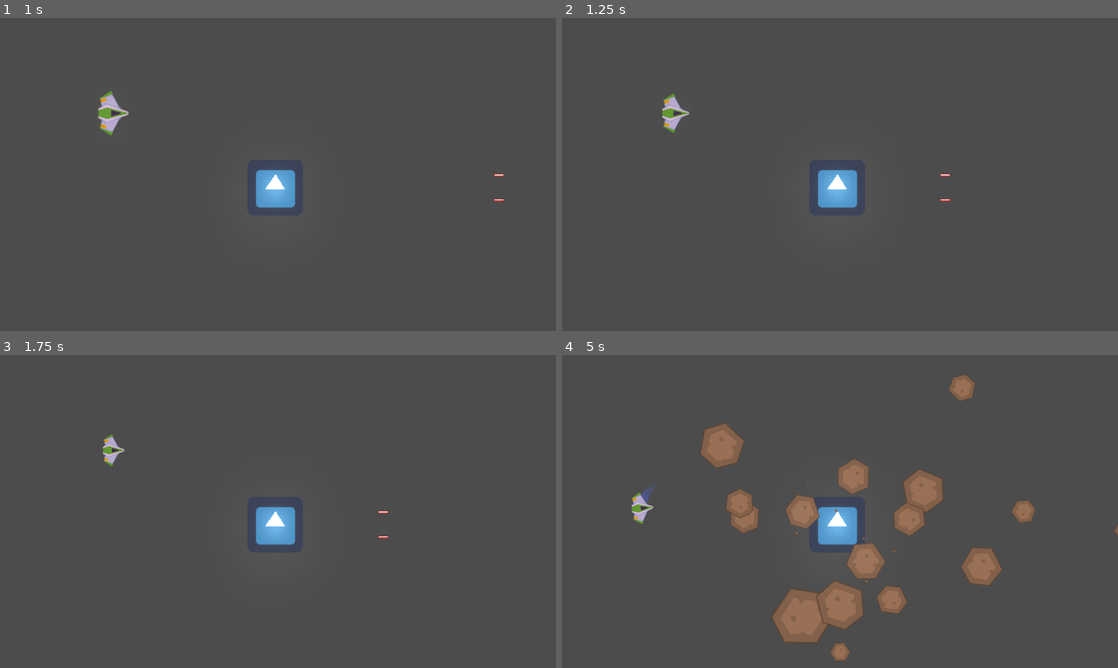
Above: before the commit, frames 1-4 (two rows, left to right).
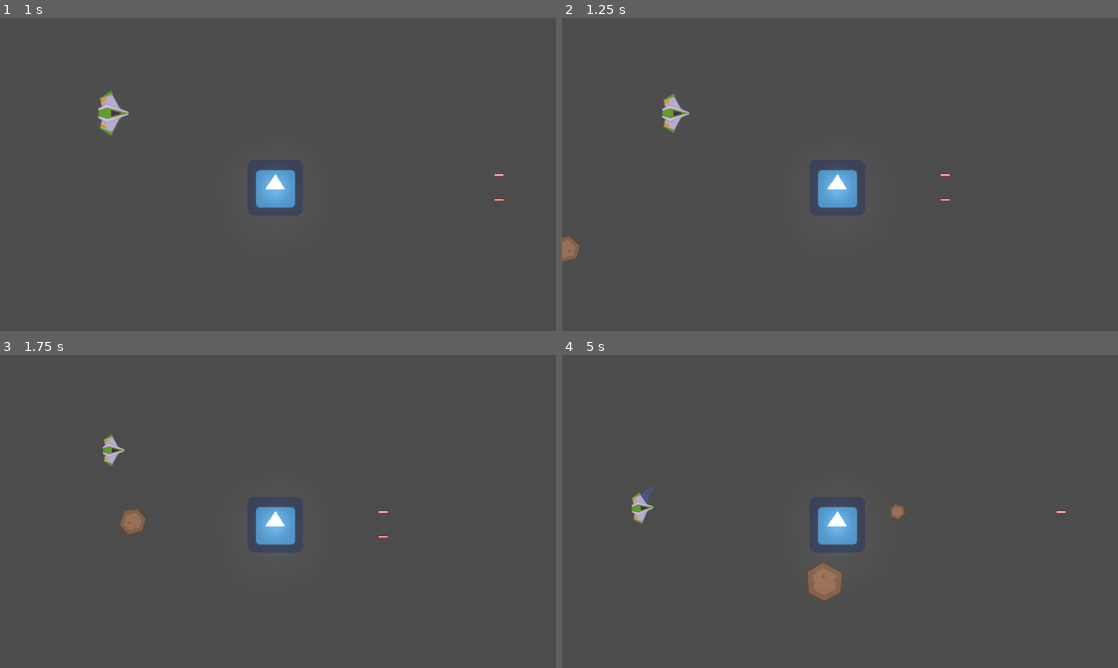
Above: after the commit, the same moments.

Repository: ismael29h/mete0rit0s-juego
Game: Godot game, scene res://Juego/Niveles/NivelTest.tscn
The game is run twice, just before and just after one commit, with the same random seed, the same clock (stepped at 60 frames per second) and the same inputs. The engine's default icon, where the game draws it, is replaced by a stand-in: a white triangle on a blue panel in a dark square.
Inputs (mouse positions are in pixels of both pictures, inside the frame that each line leads up to):
- Up to frame 1 (1 s): move the mouse to (400, 158) at 0.52 s; hold W (mover_adelante) from 0.53 s (still down); hold Space (disparo_principal) from 0.53 s (still down)
- Up to frame 2 (1.25 s): keep holding W (mover_adelante); keep holding Space (disparo_principal)
- Up to frame 3 (1.75 s): move the mouse to (166, 527) at 1.27 s; release W (mover_adelante) at 1.28 s; release Space (disparo_principal) at 1.28 s; tap Shift (disparo_secundario) at 1.35 s
- Up to frame 4 (5 s): move the mouse to (895, 442) at 2.02 s; hold A (mover_antihorario) 2.03-2.78 s; hold W (mover_adelante) 2.03-3.53 s; move the mouse to (812, 574) at 2.77 s; tap S (mover_atrás) at 2.85 s; move the mouse to (1006, 558) at 3.52 s; hold D (mover_horario) 3.53-4.28 s; move the mouse to (673, 464) at 4.27 s; tap Space (disparo_principal) at 4.35 s

Frame 1 is identical in both runs. In frame 2, 0.2% of the frame differs, in the area x 0-4%, y 69-78%; in frame 3, 0.3%; in frame 4, 7.9%, in the area x 24-100%, y 6-98%.

Commit message:
Aleatoriedad al sector meteorito

Diff:
--- a/Juego/Niveles/SectorMeteoritos.gd
+++ b/Juego/Niveles/SectorMeteoritos.gd
@@ -1,9 +1,29 @@
 extends Node2D
 class_name SectorMeteoritos
 
+export var cantidad_meteoritos:int = 10
 
-# one_shot / autostart
+var spawners:Array
+
+func _ready() -> void:
+	almacen_spawners()
+
+
+func almacen_spawners() -> void:
+	for spawner in $Spawners.get_children():
+		spawners.append(spawner)
+
+
+func spawner_random() -> int:
+	randomize()
+	return randi() % spawners.size()
+
+
+# autostart
 func _on_Timer_timeout() -> void:
-	for spawner in $Spawners.get_children():
-		spawner.spawnear_meteorito()
-		print('ok')
+	if cantidad_meteoritos == 0:
+		$Timer.stop()
+		return
+
+	(spawners[spawner_random()]).spawnear_meteorito()
+	cantidad_meteoritos -= 1
--- a/Juego/Niveles/SectorMeteoritos.tscn
+++ b/Juego/Niveles/SectorMeteoritos.tscn
@@ -160,8 +160,6 @@
 [node name="Camera2D" type="Camera2D" parent="."]
 
 [node name="Timer" type="Timer" parent="."]
-wait_time = 3.0
-one_shot = true
 autostart = true
 
 [connection signal="timeout" from="Timer" to="." method="_on_Timer_timeout"]
